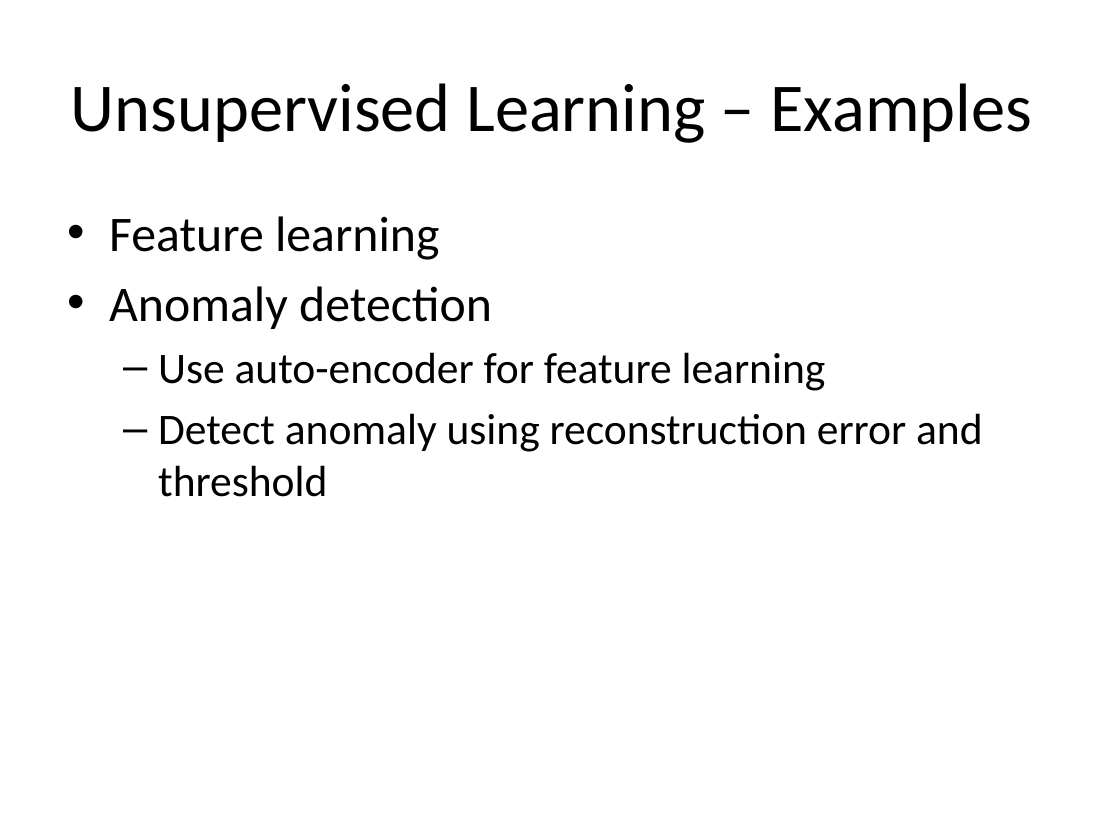
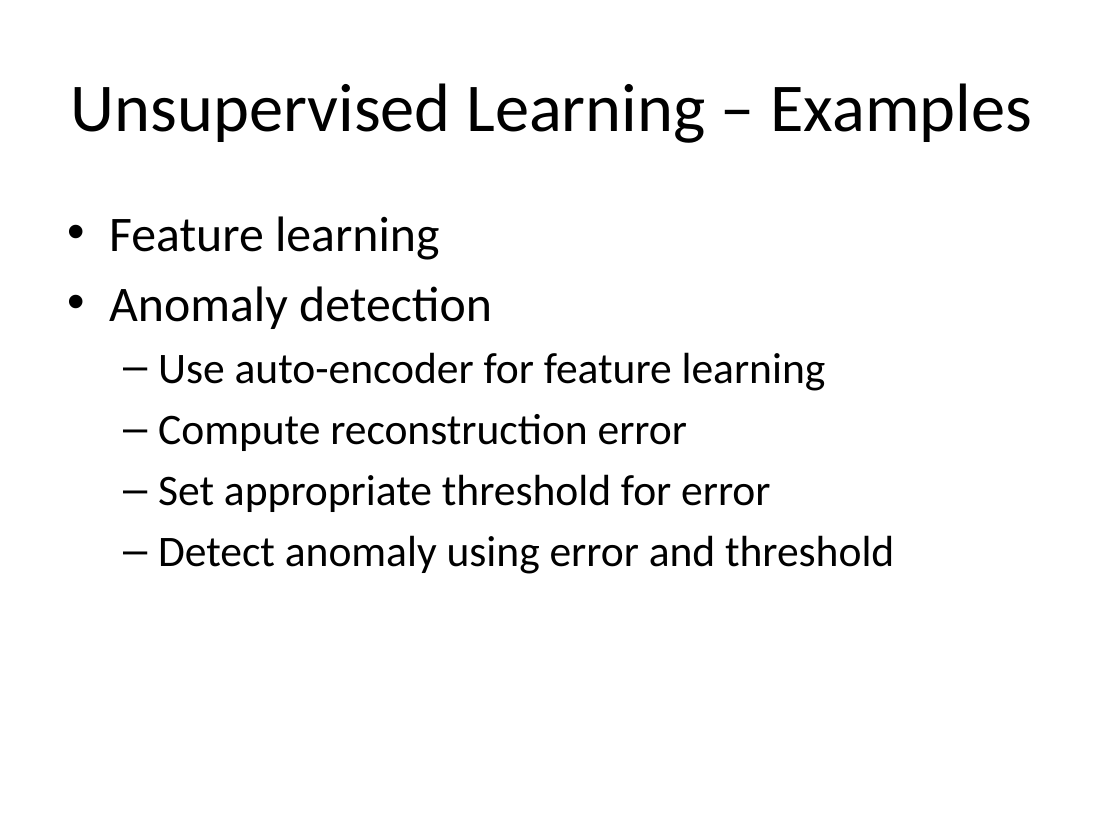
Before and after one commit to look4pritam/ArtificialIntelligence, a slide deck: slide 20 of presentations/AI/ArtificialIntelligence.pptx (slide 19 before the commit). Drawn at 1120x840 pixels with LibreOffice and Linux fonts; fonts in the diff are those of the drawing. Boxes give left, top, right and bottom in pixels: in the first picture for what was removed or moved away, otherwise in the second. Text is boxed around its words. In the diff, an @@ line names an element or a change of style, - is before the commit and + after.

```diff
--- a/presentations/AI/ArtificialIntelligence.pptx
+++ b/presentations/AI/ArtificialIntelligence.pptx
@@ text at (158, 414, 894, 574): text changed @@
-  – Detect anomaly using reconstruction error and threshold
+  – Compute reconstruction error
+  – Set appropriate threshold for error
+  – Detect anomaly using error and threshold
```
Also in this commit, not shown: 8 other slides changed, 20 slides added.
